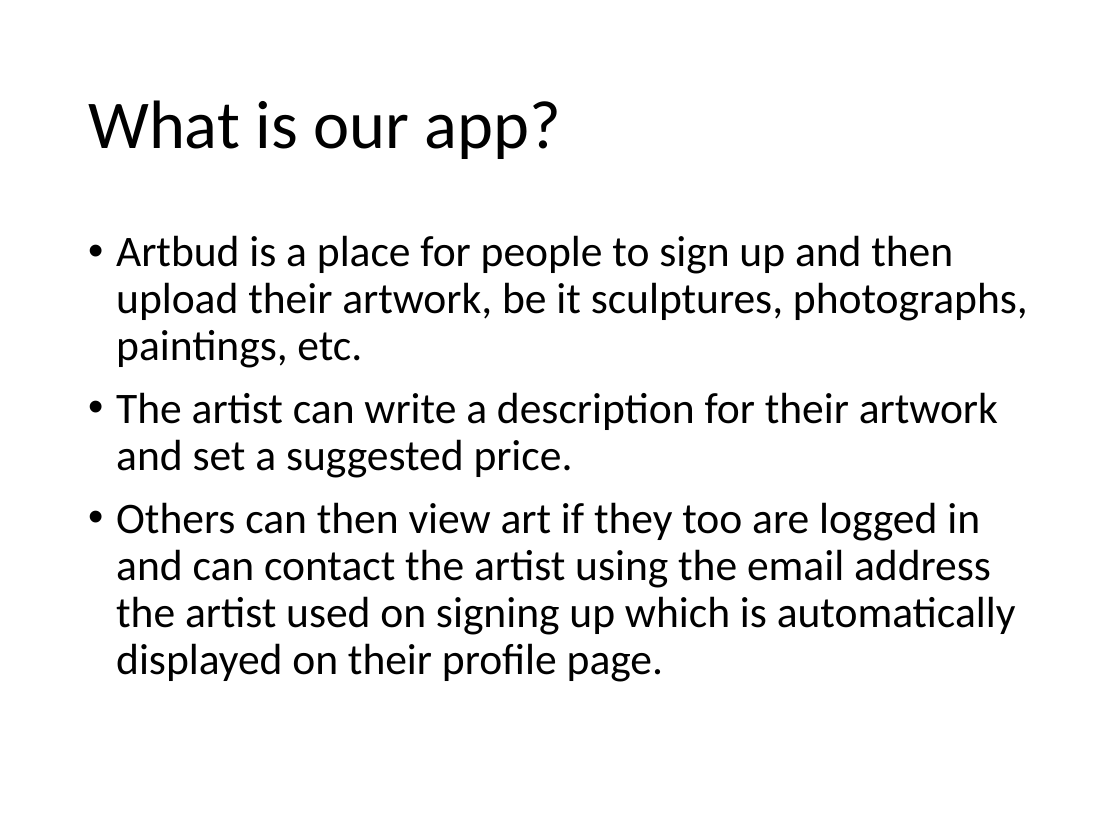
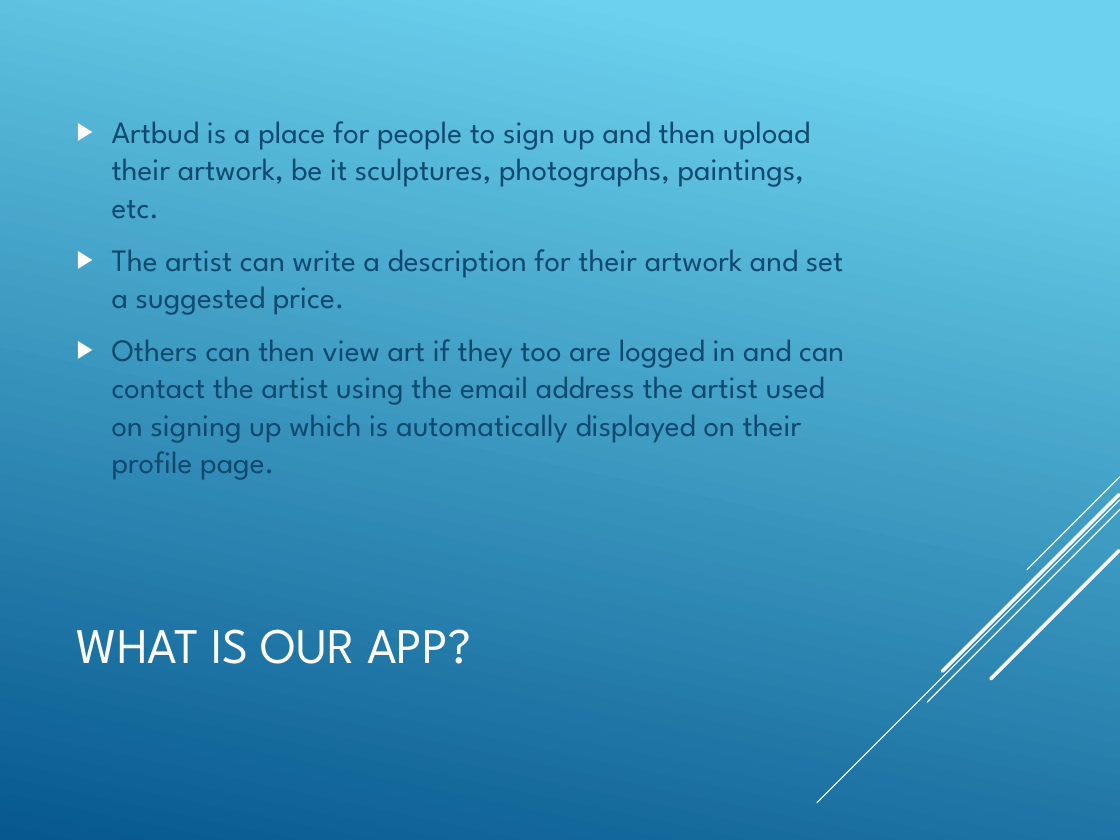
Before and after one commit to GilesMunn/artbud, a slide deck: slide 3 of presentation_material/powerpoint.pptx. Drawn at 1120x840 pixels with LibreOffice and Linux fonts; fonts in the diff are those of the drawing. Boxes give left, top, right and bottom in pixels: in the first picture for what was removed or moved away, otherwise in the second. Text is boxed around its words. In the diff, an @@ line names an element or a change of style, - is before the commit and + after.

```diff
--- a/presentation_material/powerpoint.pptx
+++ b/presentation_material/powerpoint.pptx
@@ background #FFFFFF to gradient #6ED2EB to #06588E @@
@@ text "Artbud is a place for ...": place and size @@
-text "Artbud is a place for ..." at <box>116,235,1028,682</box>
+text "Artbud is a place for ..." at <box>112,121,844,480</box>
@@ text "Artbud is a place for ..." at <box>112,121,844,480</box>: size 28 to 20 pt, font Calibri to League Spartan, text colour #000000 to #0F496F; bullet • to ▶; line spacing 0.9 to 1; vertical alignment top to middle @@
@@ group added at <box>818,477,1120,803</box>: 5 lines @@
@@ title at <box>77,629,471,664</box>: text changed; size 44 to 32 pt; font Calibri to League Spartan; text colour #000000 to #FFFFFF @@
-What is our app?
+WHAT IS OUR APP?
```
Also in this commit, not shown: 2 other slides changed, 4 slides added, 4 slides removed.
